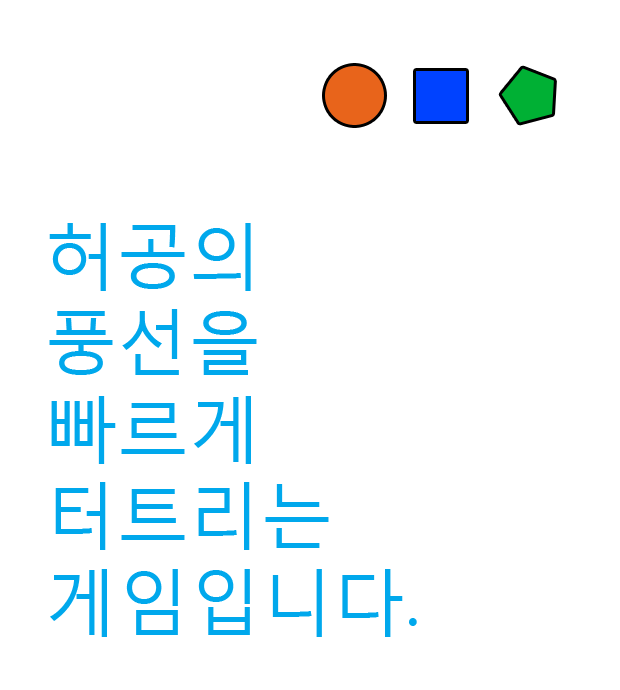
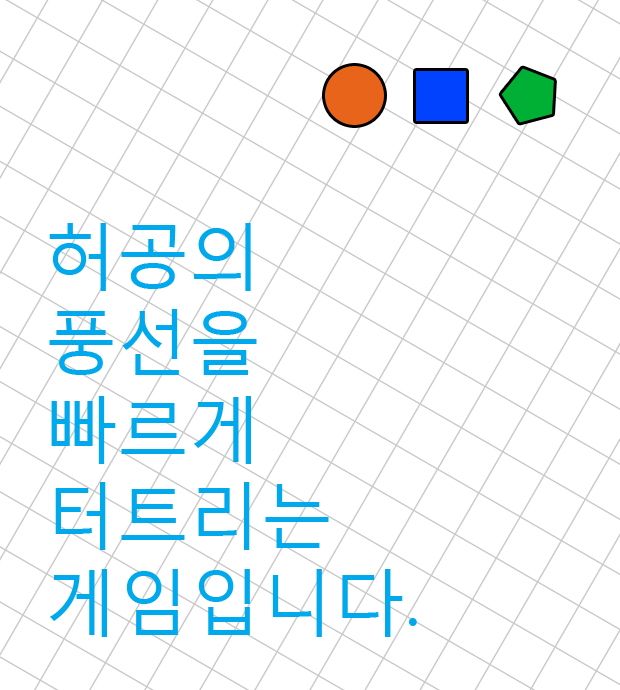
Layered file, before and after one edit (w=620, h=690). Changes by layer:
added layer "Layer 7" (22%) above "Layer 5" over [0, 0, 620, 690]
